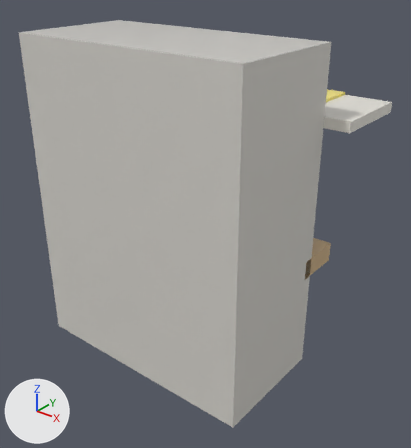
The OBJ model assets/models/env_sari_sari_store.obj as it was, and as the next commit left it.
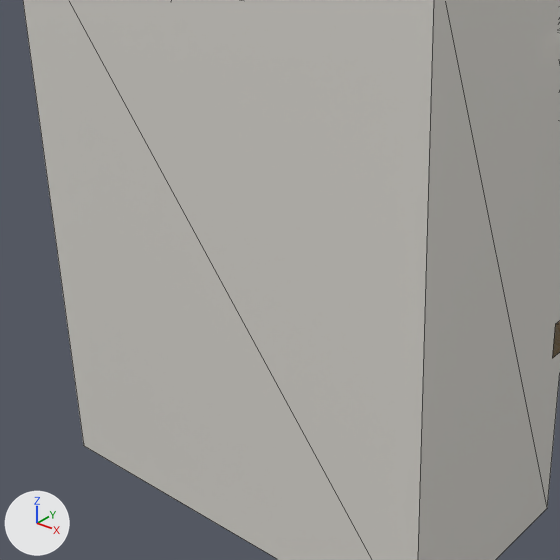
Each version appears first whole from a 50 mm lens placed at (2.78, -3.05, 3.16), pointed at (0.12, 0.28, 1.09), and next in a close-up on the part from 4% to 75% of the width and 21% to 86% of the height. Every picture has the same lights, and +X, +Y and +Z are marked at lower left. The first two pictures are the older version. The close-ups show mesh edges as thin lines. Where no turn or scale is listed for an object, it has been applied to the vertices.

In view in the first close-up: 'SariSariStore'.
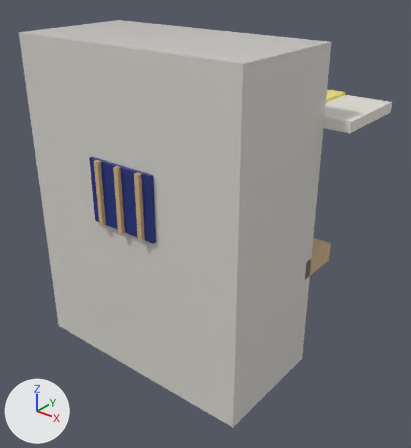
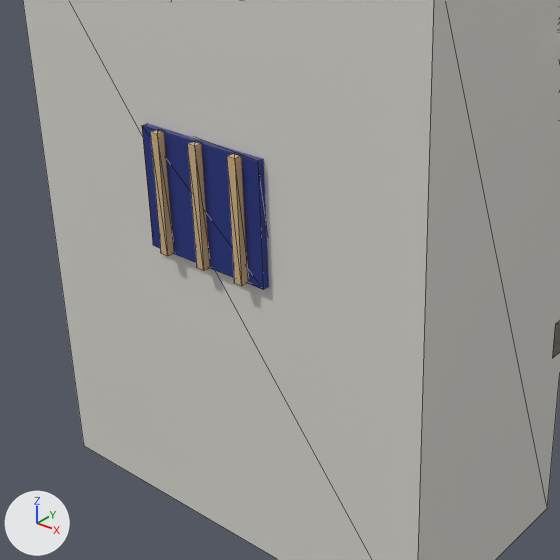
The change, as a diff of the scene's bpy script:
```diff
--- a/assets/models/env_sari_sari_store.obj.py
+++ b/assets/models/env_sari_sari_store.obj.py
@@ me_sarisaristore @@
 # used by ob_sarisaristore; location = (0.0, 0.0, 0.0)
-me_sarisaristore.from_pydata(...)  # 144 vertices, 216 faces; spans x -1.2..1.2, y -0.5..1.2, z 0.0..2.6
+me_sarisaristore.from_pydata(...)  # 176 vertices, 264 faces; spans x -1.2..1.2, y -0.56..1.2, z 0.0..2.6
+# me_sarisaristore part 1: a new loose piece, a box spanning x -0.3..0.3, y -0.53..-0.47, z 1.3..1.8, in mat_dark (blue #223281)
+# me_sarisaristore part 2: a new loose piece, a box spanning x -0.22..-0.18, y -0.56..-0.52, z 1.3..1.8, in mat_timber (beige #d4b588)
+# me_sarisaristore part 3: a new loose piece, a box spanning x -0.02..0.02, y -0.56..-0.52, z 1.3..1.8, in mat_timber (beige #d4b588)
+# me_sarisaristore part 4: a new loose piece, a box spanning x 0.18..0.22, y -0.56..-0.52, z 1.3..1.8, in mat_timber (beige #d4b588)
 me_sarisaristore.materials.append(mat_concrete)
```

Changed parts and their boxes (x1, y1, x2, y2) in the close-ups (560 x 560 px):
part 1 of me_sarisaristore, added (blue)
    after: (142, 124, 269, 289)
part 2 of me_sarisaristore, added (beige)
    after: (150, 129, 174, 256)
part 3 of me_sarisaristore, added (beige)
    after: (187, 141, 210, 271)
part 4 of me_sarisaristore, added (beige)
    after: (227, 153, 248, 286)
